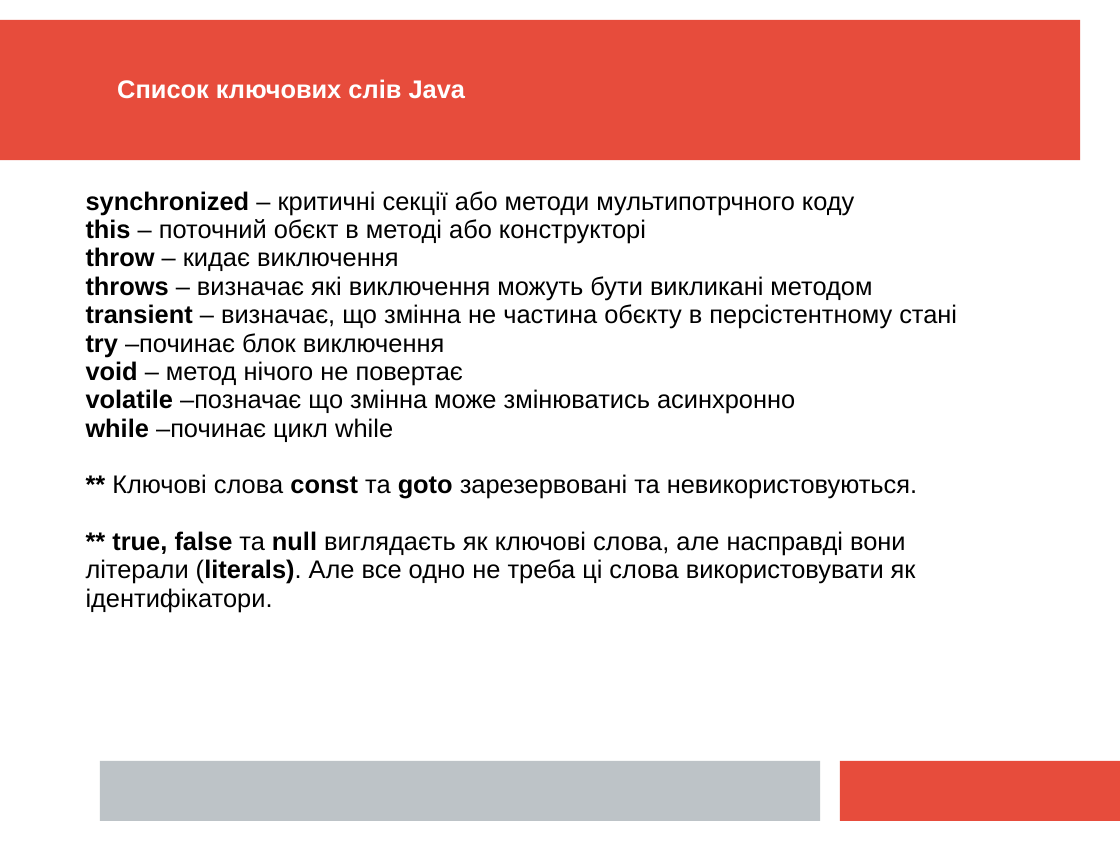
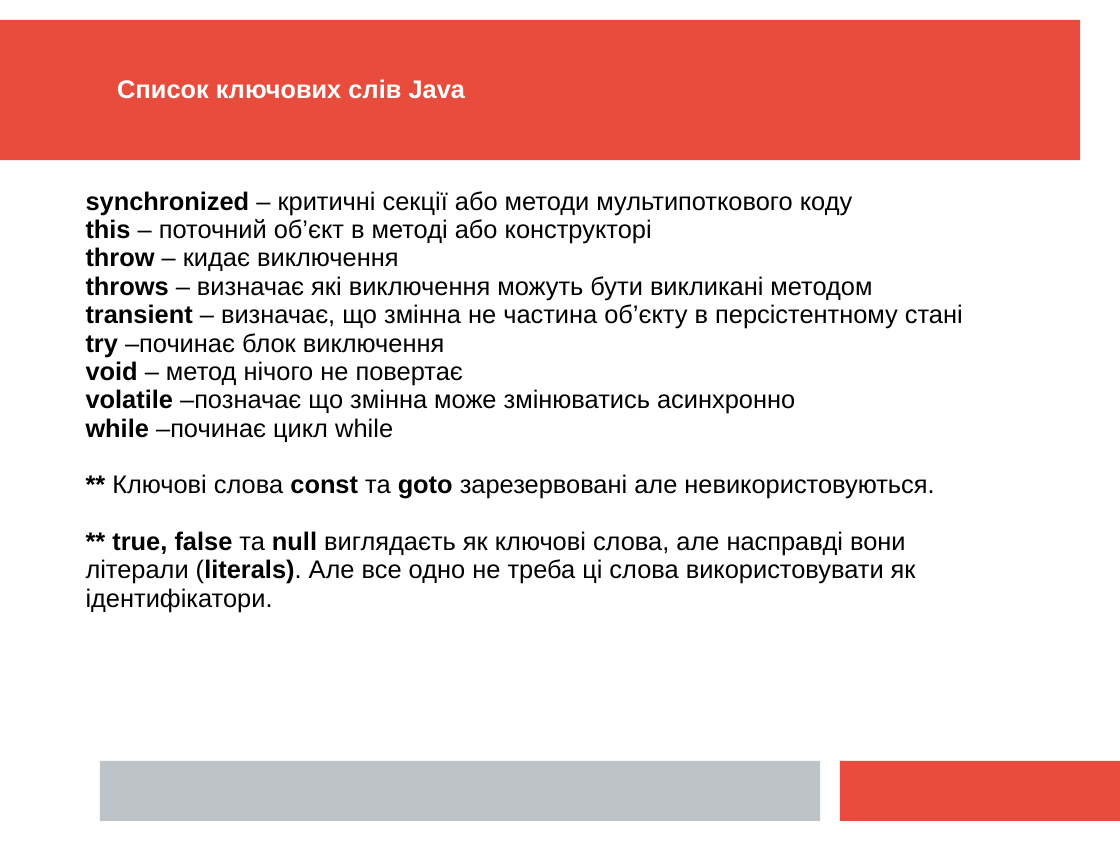
Before and after one commit to mecchmatProjects/JavaCourse, a slide deck: slide 38 of L01_Syntax/JavaTutorUkr1.ppt. Drawn at 1120x841 pixels with LibreOffice and Linux fonts; fonts in the diff are those of the drawing. Boxes give left, top, right and bottom in pixels: in the first picture for what was removed or moved away, otherwise in the second. Text is boxed around its words. In the diff, an @@ line names an element or a change of style, - is before the commit and + after.

```diff
--- a/L01_Syntax/JavaTutorUkr1.ppt
+++ b/L01_Syntax/JavaTutorUkr1.ppt
@@ text at (86, 191, 852, 243): text changed @@
-synchronized – критичні секції або методи мультипотрчного коду
-this – поточний обєкт в методі або конструкторі
+synchronized – критичні секції або методи мультипоткового коду
+this – поточний об’єкт в методі або конструкторі
@@ text at (86, 304, 963, 329): text changed @@
-transient – визначає, що змінна не частина обєкту в персістентному стані
+transient – визначає, що змінна не частина об’єкту в персістентному стані
@@ text at (112, 474, 934, 499): text changed @@
-** Ключові слова const та goto зарезервовані та невикористовуються.
+** Ключові слова const та goto зарезервовані але невикористовуються.
```
Also in this commit, not shown: 20 other slides changed.
